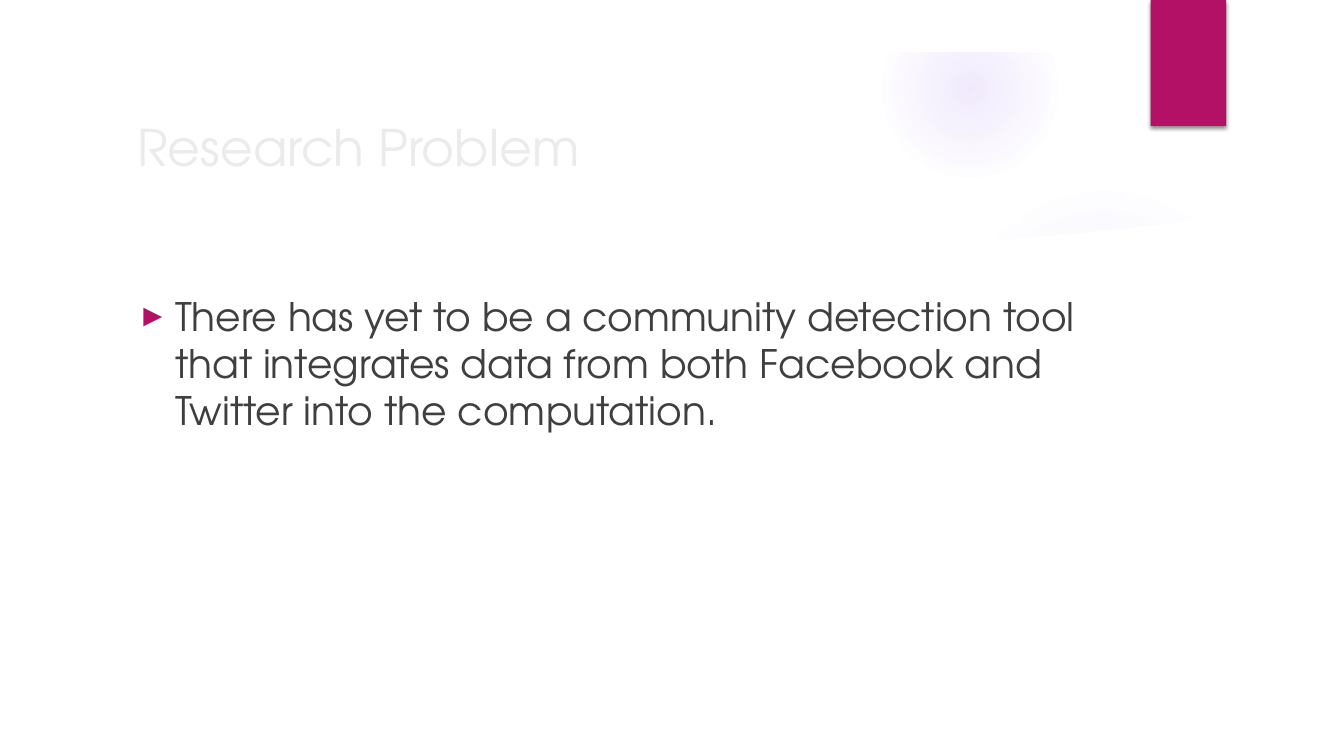
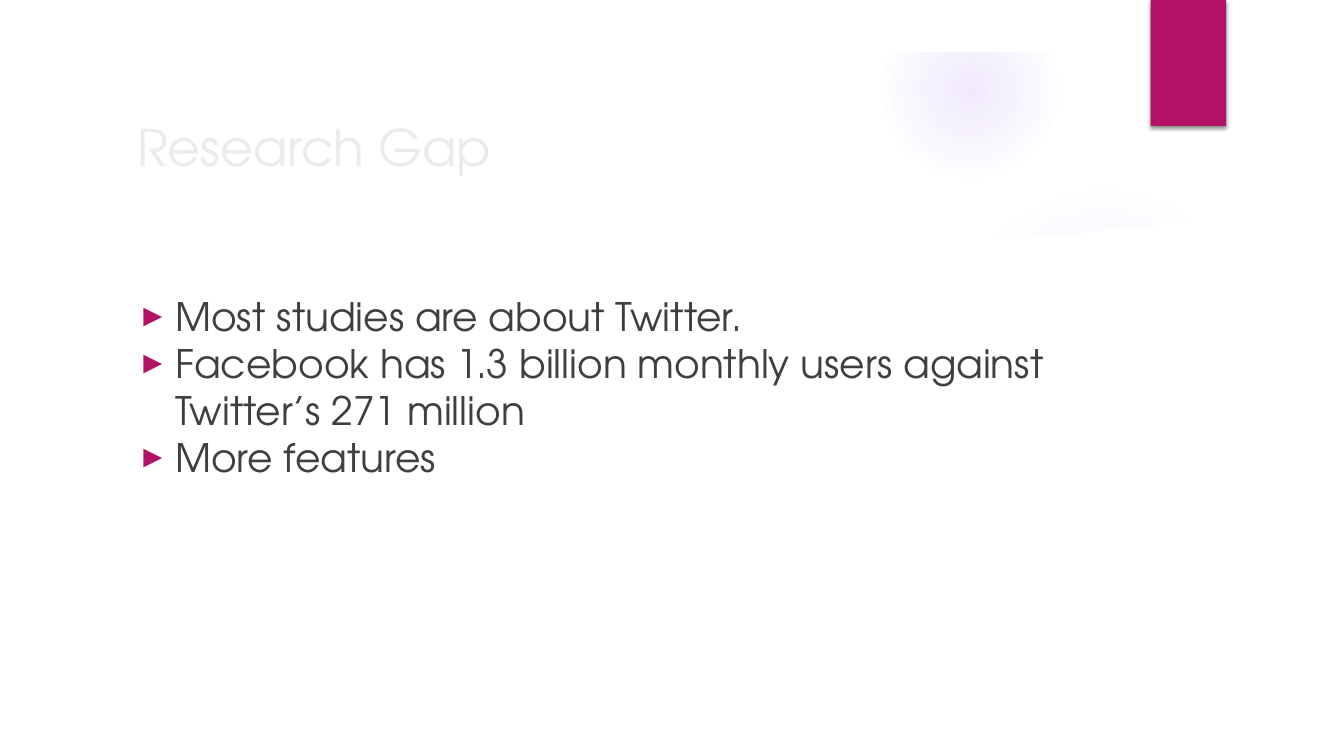
Before and after one commit to JNM-2T17/STMETRE, a slide deck: slide 9 of STMETRE_FernandezPobleteSanPedroTan_Presentation_v4.pptx. Drawn at 1344x756 pixels with LibreOffice and Linux fonts; fonts in the diff are those of the drawing; background and template pictures are left out. Boxes give left, top, right and bottom in pixels: in the first picture for what was removed or moved away, otherwise in the second. Text is boxed around its words. In the diff, an @@ line names an element or a change of style, - is before the commit and + after.

```diff
--- a/STMETRE_FernandezPobleteSanPedroTan_Presentation_v4.pptx
+++ b/STMETRE_FernandezPobleteSanPedroTan_Presentation_v4.pptx
@@ title at [127,107,1093,185]: text changed @@
-Research Problem
+Research Gap
@@ text at [175,302,1043,473]: text changed @@
-► There has yet to be a community detection tool that integrates data from both Facebook and Twitter into the computation.
+► Most studies are about Twitter.
+► Facebook has 1.3 billion monthly users against Twitter’s 271 million
+► More features
```
Also in this commit, not shown: 3 other slides changed, 10 slides added, 9 other files.
